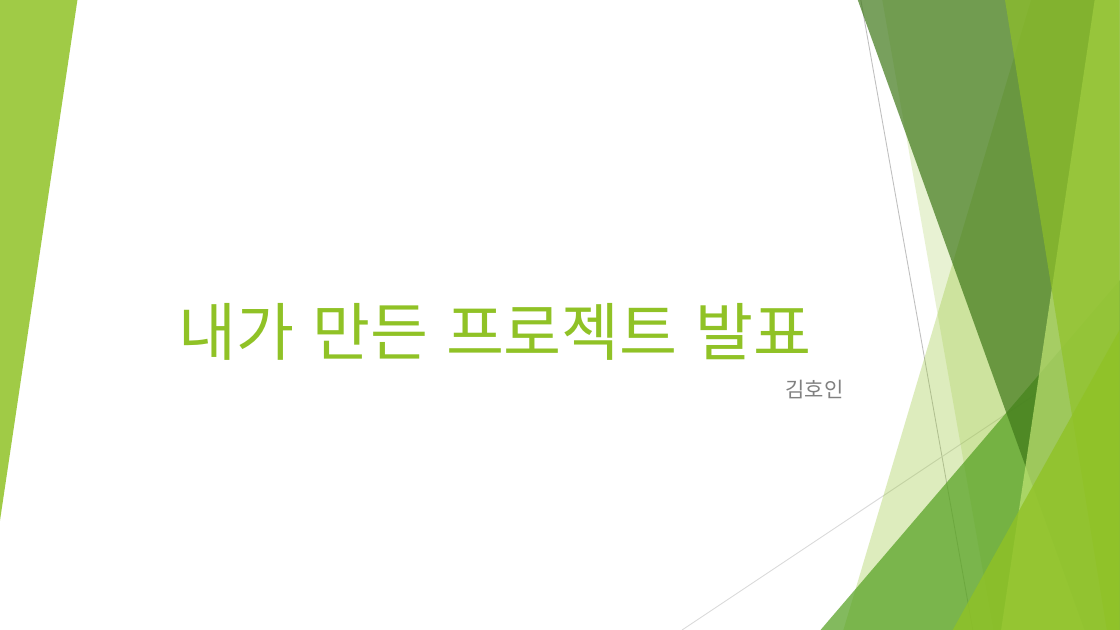
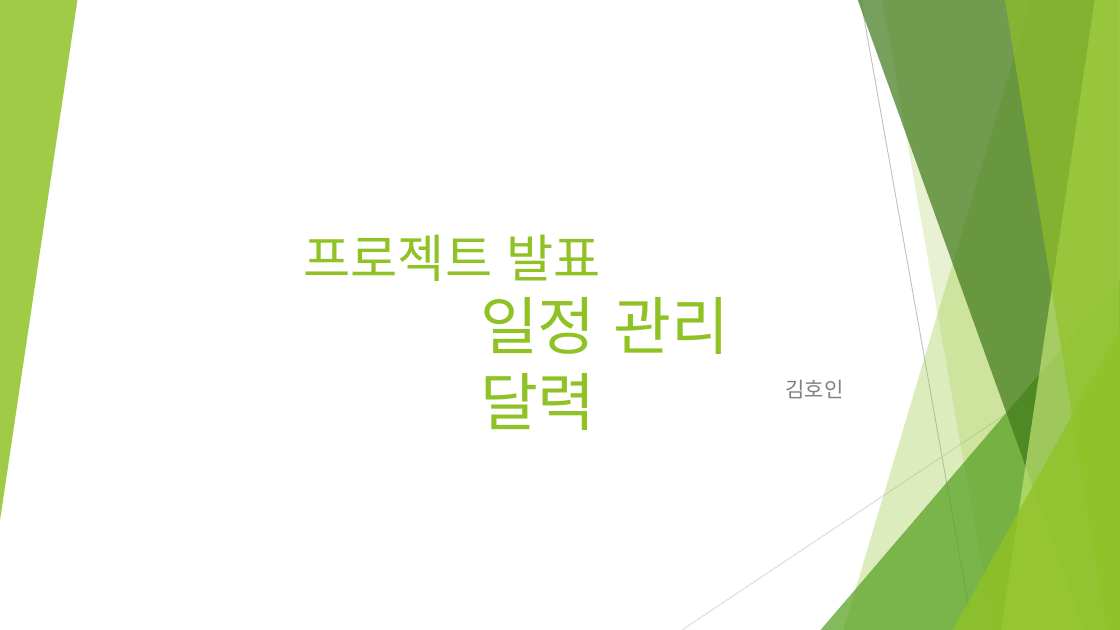
Before and after one commit to hoinAssn/clock-date, a slide deck: slide 1 of 내가 만든 프로젝트 발표.pptx. Drawn at 1120x630 pixels with LibreOffice and Linux fonts; fonts in the diff are those of the drawing. Boxes give left, top, right and bottom in pixels: in the first picture for what was removed or moved away, otherwise in the second. Text is boxed around its words. In the diff, an @@ line names an element or a change of style, - is before the commit and + after.

Commit message:
^0^

```diff
--- a/내가 만든 프로젝트 발표.pptx
+++ b/내가 만든 프로젝트 발표.pptx
@@ title "프로젝트 발표" at bbox=[303, 234, 601, 281]: vertical alignment bottom to top @@
@@ title at bbox=[303, 234, 601, 281]: text changed; size 54 to 44 pt @@
-내가 만든 프로젝트 발표
+프로젝트 발표
@@ text added at bbox=[480, 297, 730, 430], 54 pt, text #90C226 @@
+일정 관리 달력
```
